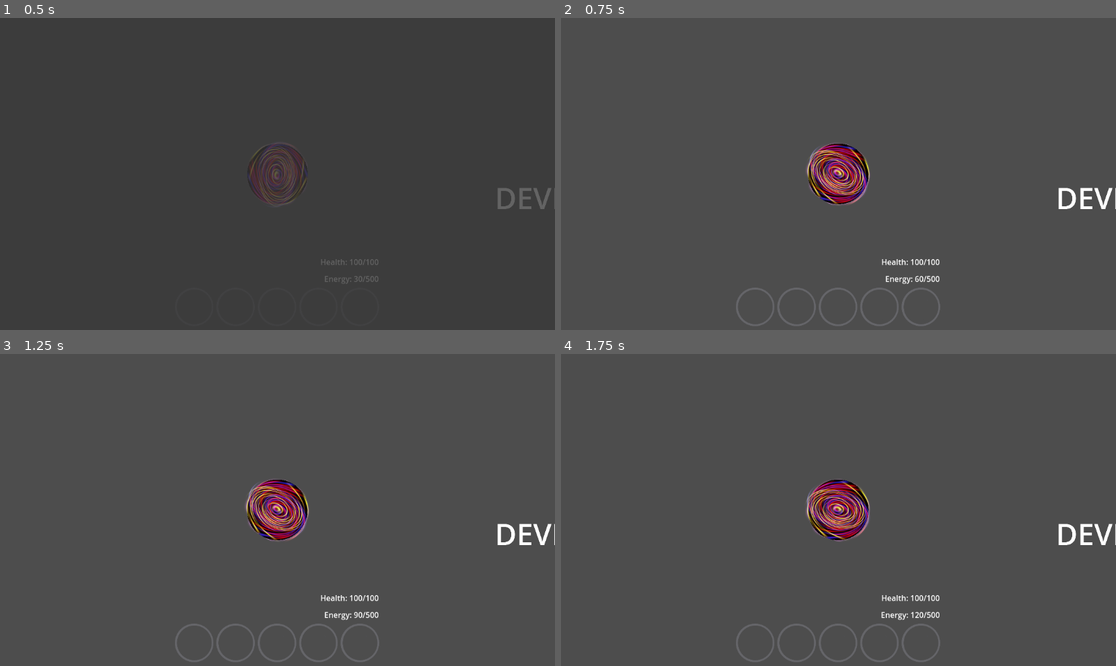
Above: before the commit, frames 1-4 (two rows, left to right).
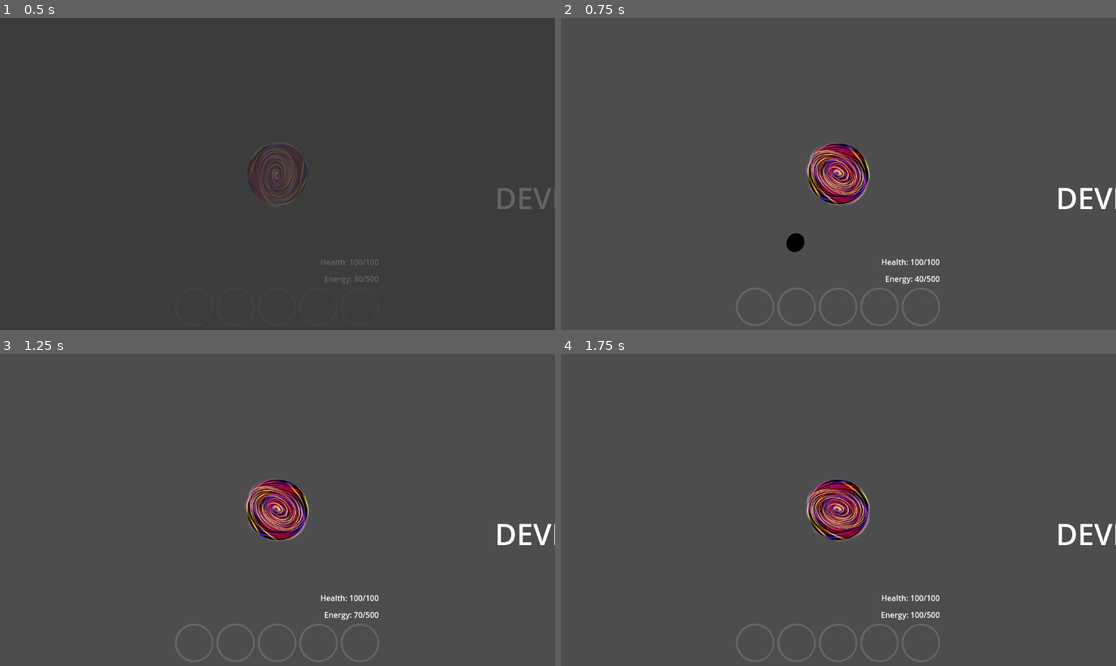
Above: after the commit, the same moments.

Repository: starlight426/TeamSevenGame
Game: Godot game, scene res://main.tscn
Two runs of this game, one before a commit and one after it. Both use one fixed random seed, a clock stepped at 60 frames per second and the inputs below.
Inputs (mouse positions are in pixels of both pictures, inside the frame that each line leads up to):
- Up to frame 1 (0.5 s): no input
- Up to frame 2 (0.75 s): click (755, 308) at 0.5 s
- Up to frame 3 (1.25 s): no input
- Up to frame 4 (1.75 s): click (794, 644) at 1.25 s

Frame 1 is identical in both runs. In frame 2, 0.2% of the frame differs, in the area x 40-65%, y 69-85%; in frame 3, less than 0.1%; in frame 4, less than 0.1%.

Commit message:
most player attacking done

Diff:
--- /dev/null
+++ b/Combat Scenes/Enemy Scenes/circle_turret_summon.tscn
@@ -0,0 +1,22 @@
+[gd_scene load_steps=5 format=3 uid="uid://cyv5mvabbydy4"]
+
+[ext_resource type="Script" uid="uid://gqsurgljuph3" path="res://Scripts/Combat/circle_turret_summon.gd" id="1_5t0wd"]
+[ext_resource type="Texture2D" uid="uid://dqefr603pkrej" path="res://Assets/spritePNGs/Enemy_Basic_Circ.png" id="2_hjxbs"]
+[ext_resource type="PackedScene" uid="uid://sus6s80ptul7" path="res://AI Modules/Detectors/target_detector.tscn" id="3_3633q"]
+
+[sub_resource type="CircleShape2D" id="CircleShape2D_fybhy"]
+radius = 100.0
+
+[node name="CircleTurretSummon" type="CharacterBody2D"]
+script = ExtResource("1_5t0wd")
+
+[node name="CollisionShape2D" type="CollisionShape2D" parent="."]
+visible = false
+shape = SubResource("CircleShape2D_fybhy")
+
+[node name="Sprite2D" type="Sprite2D" parent="."]
+rotation = -1.5708
+texture = ExtResource("2_hjxbs")
+
+[node name="TargetDetector" parent="." instance=ExtResource("3_3633q")]
+scale = Vector2(20, 20)
--- a/Scripts/Combat/bullet.gd
+++ b/Scripts/Combat/bullet.gd
@@ -20,6 +20,10 @@
 	match type:
 		"straight":
 			pass
+
+	match color:
+		"cigil":
+			$Sprite2D.modulate = Color.BLACK
 	#play_this_sound()
 
 func start_moving():
--- /dev/null
+++ b/Scripts/Combat/circle_turret_summon.gd
@@ -0,0 +1,42 @@
+extends CharacterBody2D
+
+@export var hp = 50
+@export var team = "cigil"
+@export var speed = 100
+var target = null
+var closest_danger = null
+var fire_ready = false
+@export var fire_rate = 1.0
+var rotation_speed = PI/32
+var color = "default"
+var type = "default"
+
+# Called when the node enters the scene tree for the first time.
+func _ready() -> void:
+	$TargetDetector.update_parent_target.connect(update_target)
+	await get_tree().create_timer(0.5).timeout
+	fire_ready = true
+
+# Called every frame. 'delta' is the elapsed time since the previous frame.
+func _physics_process(delta: float) -> void:
+
+	if(target):
+		velocity = Vector2(speed,0).rotated(global_rotation)
+		# smoothly turns to target if it exists
+		global_rotation = lerp_angle(global_rotation,(target.global_position - global_position).angle(),rotation_speed)
+		# fires if target exists
+		if(fire_ready):
+			fire()
+
+	move_and_slide()
+func fire():
+	fire_ready = false
+	AttackSpawner.spawn_bullets(global_position,global_rotation,"single",1,0,"default","circle","straight",2000,3,30,"circle","purple",0,0,0)
+	await get_tree().create_timer(1/fire_rate).timeout
+	fire_ready = true
+
+func update_target(body):
+	target = body
+
+func take_damage(dmg):
+	hp -= dmg
--- a/Scripts/player.gd
+++ b/Scripts/player.gd
@@ -4,6 +4,8 @@
 @export var hp = 100
 @export var energy = 0
 @export var team = "cigil"
+var move_readiness = [true,true,true,true,true]
+var move_cooldowns = [0.1,0.2,0.2,1.0,1.0]
 var energy_ready = true
 
 # Called when the node enters the scene tree for the first time.
@@ -29,10 +31,70 @@
 		movement.y += 1
 	if Input.is_action_pressed("w_press"):
 		movement.y -= 1
+
 	if movement != Vector2.ZERO:
 		movement = movement.normalized()
 	velocity = movement * speed
+	if Input.is_action_pressed("left_click"):
+		use_attack("circle_basic")
+	if Input.is_action_pressed("right_click"):
+		use_attack("circle_wave")
+	if Input.is_action_pressed("e_press"):
+		use_attack("circle_spread")
+	if Input.is_action_pressed("shift_press"):
+		use_attack("speedup")
+	if Input.is_action_pressed("q_press"):
+		use_attack("circle_summon")
 	move_and_slide()
+
+func use_attack(attack):
+	match attack:
+		"circle_basic":
+			if(energy >= 20 && move_readiness[0]):
+					AttackSpawner.spawn_bullets(global_position,global_rotation,"single",1,0,"default","circle","straight",3500,3,30,"cigil","cigil",0,0,0)
+					move_cooldown(0)
+					energy -= 20
+		"circle_wave":
+			if(energy >= 40 && move_readiness[1]):
+					AttackSpawner.spawn_bullets(global_position,global_rotation,"single",1,0,"default","circle","straight",3000,3,30,"cigil","cigil",0,0,0)
+					AttackSpawner.spawn_bullets(global_position,global_rotation+PI/6,"single",1,0,"default","circle","straight",3000,3,30,"cigil","cigil",0,0,0)
+					AttackSpawner.spawn_bullets(global_position,global_rotation-PI/6,"single",1,0,"default","circle","straight",3000,3,30,"cigil","cigil",0,0,0)
+					move_cooldown(1)
+					energy -= 40
+		"circle_wave":
+			if(energy >= 80 && move_readiness[2]):
+					AttackSpawner.spawn_bullets(global_position,global_rotation,"single",1,0,"default","circle","straight",3000,3,30,"cigil","cigil",0,0,0)
+					AttackSpawner.spawn_bullets(global_position,global_rotation,"single",1,0,"default","circle","straight",3000,3,30,"cigil","cigil",0,0,0)
+					AttackSpawner.spawn_bullets(global_position,global_rotation+PI/4,"single",1,0,"default","circle","straight",3000,3,30,"cigil","cigil",0,0,0)
+					AttackSpawner.spawn_bullets(global_position,global_rotation-PI/4,"single",1,0,"default","circle","straight",3000,3,30,"cigil","cigil",0,0,0)
+					AttackSpawner.spawn_bullets(global_position,global_rotation+PI/2,"single",1,0,"default","circle","straight",3000,3,30,"cigil","cigil",0,0,0)
+					AttackSpawner.spawn_bullets(global_position,global_rotation-PI/2,"single",1,0,"default","circle","straight",3000,3,30,"cigil","cigil",0,0,0)
+					AttackSpawner.spawn_bullets(global_position,global_rotation+3*PI/4,"single",1,0,"default","circle","straight",3000,3,30,"cigil","cigil",0,0,0)
+					AttackSpawner.spawn_bullets(global_position,global_rotation-3*PI/4,"single",1,0,"default","circle","straight",3000,3,30,"cigil","cigil",0,0,0)
+					move_cooldown(2)
+					energy -= 80
+		"speedup":
+			if(energy >= 100 && move_readiness[3]):
+				speedup()
+				move_cooldown(3)
+				energy -= 100
+		"circle_summon":
+			if(energy >= 180 && move_readiness[4]):
+				var new_summon = load("res://Combat Scenes/Enemy Scenes/circle_turret_summon.tscn")
+				new_summon.position = position
+				new_summon.global_rotation = global_rotation
+				move_cooldown(4)
+				energy -= 180
+
+func move_cooldown(move_num):
+	move_readiness[move_num] = false
+	await get_tree().create_timer(move_cooldowns[move_num]).timeout
+	move_readiness[move_num] = false
+
+func speedup():
+	speed *= 1.7
+	await get_tree().create_timer(3).timeout
+	speed /= 1.7
 
 func add_energy():
 	energy_ready = false
@@ -45,5 +107,7 @@
 	await get_tree().create_timer(0.5).timeout
 	energy_ready = true
 
+
+
 func take_damage(dmg):
 	hp -= dmg
--- a/project.godot
+++ b/project.godot
@@ -43,3 +43,33 @@
 "events": [Object(InputEventKey,"resource_local_to_scene":false,"resource_name":"","device":-1,"window_id":0,"alt_press …(192 unchanged characters)…
 ]
 }
+shift_press={
+"deadzone": 0.2,
+"events": [Object(InputEventKey,"resource_local_to_scene":false,"resource_name":"","device":-1,"window_id":0,"alt_pressed":false,"shift_pressed":false,"ctrl_pressed":false,"meta_pressed":false,"pressed":false,"keycode":0,"physical_keycode":4194325,"key_label":0,"unicode":0,"location":0,"echo":false,"script":null)
+]
+}
+q_press={
+"deadzone": 0.2,
+"events": [Object(InputEventKey,"resource_local_to_scene":false,"resource_name":"","device":-1,"window_id":0,"alt_pressed":false,"shift_pressed":false,"ctrl_pressed":false,"meta_pressed":false,"pressed":false,"keycode":0,"physical_keycode":81,"key_label":0,"unicode":113,"location":0,"echo":false,"script":null)
+]
+}
+e_press={
+"deadzone": 0.2,
+"events": [Object(InputEventKey,"resource_local_to_scene":false,"resource_name":"","device":-1,"window_id":0,"alt_pressed":false,"shift_pressed":false,"ctrl_pressed":false,"meta_pressed":false,"pressed":false,"keycode":0,"physical_keycode":69,"key_label":0,"unicode":101,"location":0,"echo":false,"script":null)
+]
+}
+r_press={
+"deadzone": 0.2,
+"events": [Object(InputEventKey,"resource_local_to_scene":false,"resource_name":"","device":-1,"window_id":0,"alt_pressed":false,"shift_pressed":false,"ctrl_pressed":false,"meta_pressed":false,"pressed":false,"keycode":0,"physical_keycode":82,"key_label":0,"unicode":114,"location":0,"echo":false,"script":null)
+]
+}
+left_click={
+"deadzone": 0.2,
+"events": [Object(InputEventMouseButton,"resource_local_to_scene":false,"resource_name":"","device":-1,"window_id":0,"alt_pressed":false,"shift_pressed":false,"ctrl_pressed":false,"meta_pressed":false,"button_mask":1,"position":Vector2(416, 31),"global_position":Vector2(430, 104),"factor":1.0,"button_index":1,"canceled":false,"pressed":true,"double_click":false,"script":null)
+]
+}
+right_click={
+"deadzone": 0.2,
+"events": [Object(InputEventMouseButton,"resource_local_to_scene":false,"resource_name":"","device":-1,"window_id":0,"alt_pressed":false,"shift_pressed":false,"ctrl_pressed":false,"meta_pressed":false,"button_mask":2,"position":Vector2(295, 12),"global_position":Vector2(309, 85),"factor":1.0,"button_index":2,"canceled":false,"pressed":true,"double_click":false,"script":null)
+]
+}
Not shown, added: Scripts/Combat/circle_turret_summon.gd.uid
